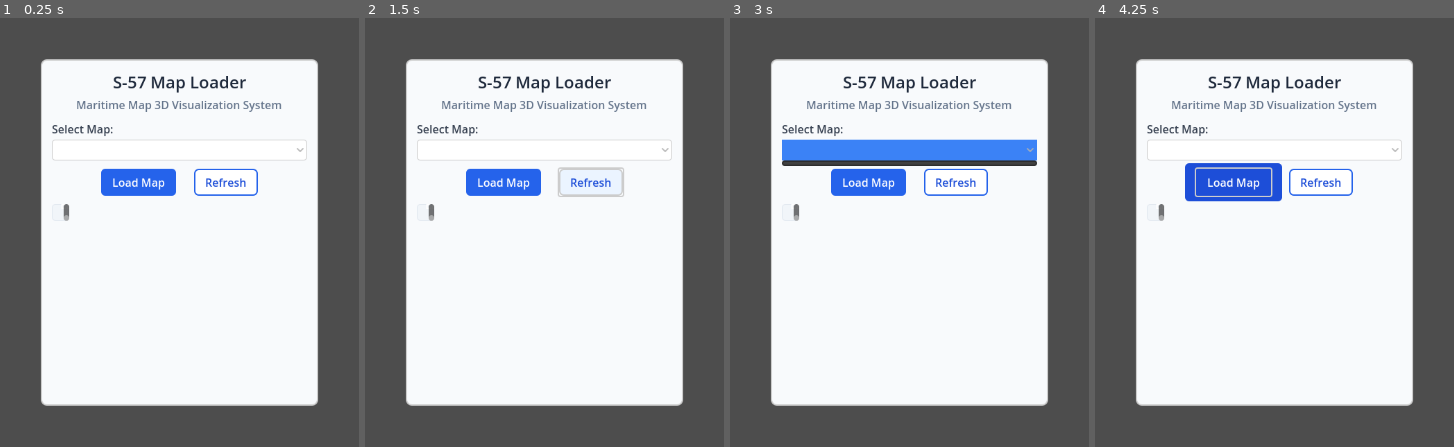
Above: before the commit, frames 1-4 (left to right).
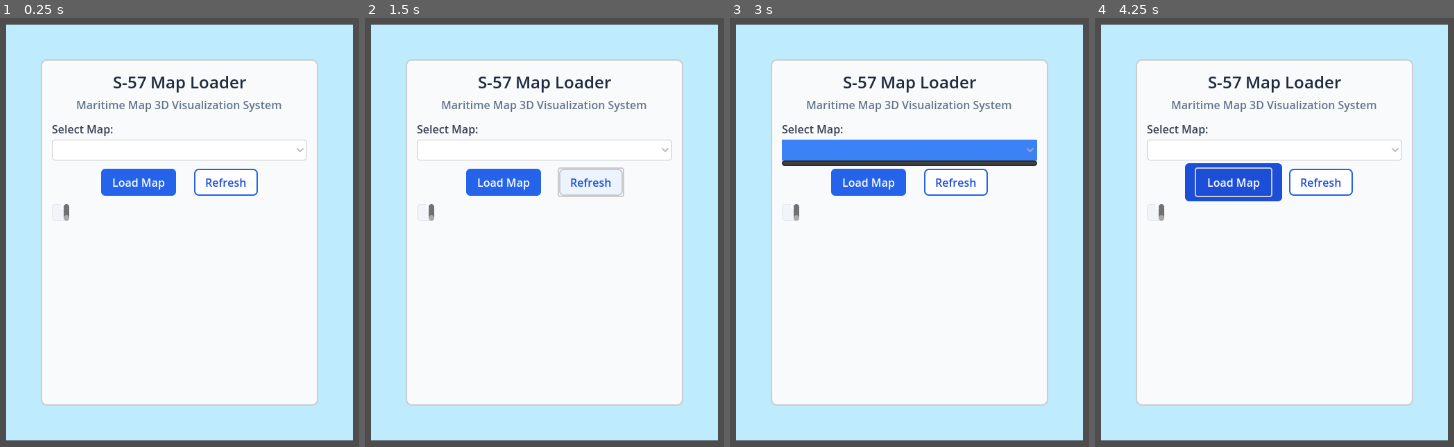
Above: after the commit, the same moments.

Repository: teakdemir/Godot_S57
Game: Godot game, scene res://scenes/WORLD/Main.tscn
Two runs of this game, one before a commit and one after it. Both use one fixed random seed, a clock stepped at 60 frames per second and the inputs below. The project has no main scene, so this scene is started directly.
Inputs (mouse positions are in pixels of both pictures, inside the frame that each line leads up to):
- Up to frame 1 (0.25 s): no input
- Up to frame 2 (1.5 s): click "Refresh" at 0.5 s; click "Refresh" at 1.25 s
- Up to frame 3 (3 s): click "Refresh" at 2 s; click (909, 150) at 2.75 s
- Up to frame 4 (4.25 s): click "Load Map" at 3.5 s

The runs differ from the first frame. In frame 1, 32% of the frame differs, in the area x 1-99%, y 1-99%; in frame 2, 32%; in frame 3, 32%; in frame 4, 32%.

Commit message:
white-blue bakcgorund

Diff:
--- a/godot_s57/scenes/WORLD/UI.tscn
+++ b/godot_s57/scenes/WORLD/UI.tscn
@@ -134,6 +134,18 @@
 grow_vertical = 2
 theme_override_styles/panel = SubResource("StyleBoxFlat_hfun2")
 
+[node name="ColorRect" type="ColorRect" parent="Panel"]
+z_index = -1
+custom_minimum_size = Vector2(500, 600)
+layout_mode = 1
+anchors_preset = 15
+anchor_right = 1.0
+anchor_bottom = 1.0
+grow_horizontal = 2
+grow_vertical = 2
+mouse_filter = 2
+color = Color(0.745098, 0.921569, 0.996078, 1)
+
 [node name="MarginContainer" type="MarginContainer" parent="Panel"]
 layout_mode = 1
 anchors_preset = 15
